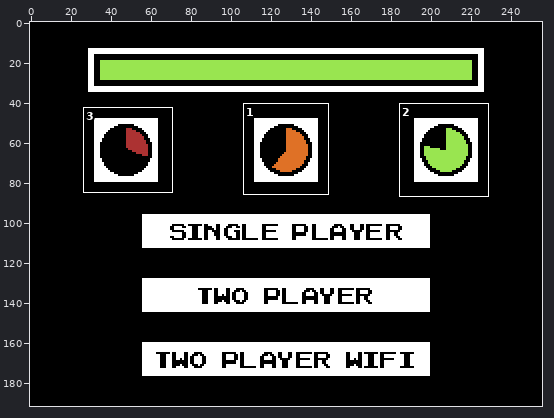
Pixel-art file: project/tic-tac-tile/art/f-sub-background.aseprite. The first picture is a wide view before the edit; the outline marks the close-up.
Close-up. First the earlier version:
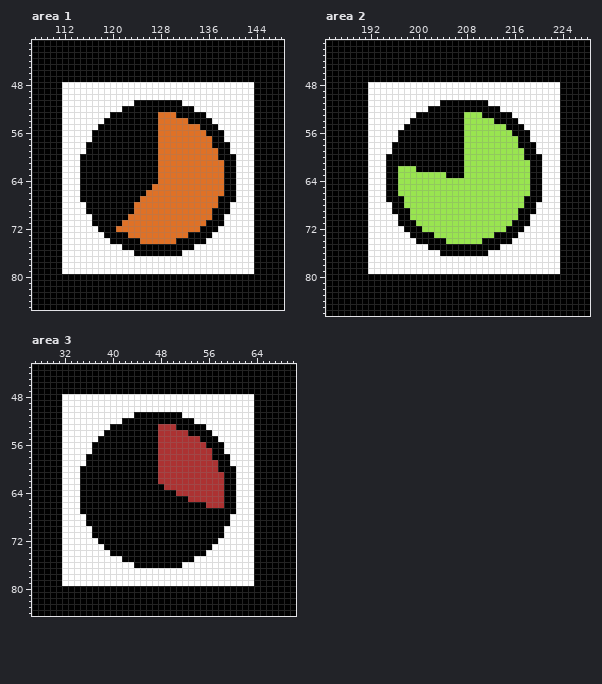
256x192 pixels, 1 frame. Shown: area 1: x 107..148, y 41..85; area 2: x 185..228, y 41..86; area 3: x 27..70, y 43..84. The commit also changed other parts of the picture, which this record leaves out.
After:
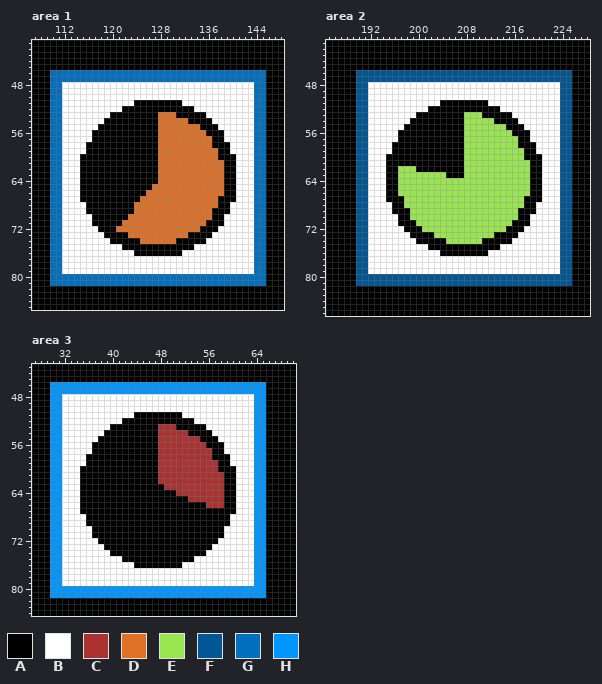
Palette (. is transparent): A #000000  B #ffffff  C #ac3232  D #df7126  E #99e550  F #005795  G #0070bf  H #0096ff
The exact change:
Changed rows in their new state; - is an unchanged pixel.
Area 1:
first column x 110:
46 GGGGGGGGGGGGGGGGGGGGGGGGGGGGGGGGGGGG
47 GGGGGGGGGGGGGGGGGGGGGGGGGGGGGGGGGGGG
48 GG--------------------------------GG
49 GG--------------------------------GG
50 GG--------------------------------GG
51 GG--------------------------------GG
52 GG--------------------------------GG
53 GG--------------------------------GG
54 GG--------------------------------GG
55 GG--------------------------------GG
56 GG--------------------------------GG
57 GG--------------------------------GG
58 GG--------------------------------GG
59 GG--------------------------------GG
60 GG--------------------------------GG
61 GG--------------------------------GG
62 GG--------------------------------GG
63 GG--------------------------------GG
64 GG--------------------------------GG
65 GG--------------------------------GG
66 GG--------------------------------GG
67 GG--------------------------------GG
68 GG--------------------------------GG
69 GG--------------------------------GG
70 GG--------------------------------GG
71 GG--------------------------------GG
72 GG--------------------------------GG
73 GG--------------------------------GG
74 GG--------------------------------GG
75 GG--------------------------------GG
76 GG--------------------------------GG
77 GG--------------------------------GG
78 GG--------------------------------GG
79 GG--------------------------------GG
80 GGGGGGGGGGGGGGGGGGGGGGGGGGGGGGGGGGGG
81 GGGGGGGGGGGGGGGGGGGGGGGGGGGGGGGGGGGG
Area 2:
first column x 190:
46 FFFFFFFFFFFFFFFFFFFFFFFFFFFFFFFFFFFF
47 FFFFFFFFFFFFFFFFFFFFFFFFFFFFFFFFFFFF
48 FF--------------------------------FF
49 FF--------------------------------FF
50 FF--------------------------------FF
51 FF--------------------------------FF
52 FF--------------------------------FF
53 FF--------------------------------FF
54 FF--------------------------------FF
55 FF--------------------------------FF
56 FF--------------------------------FF
57 FF--------------------------------FF
58 FF--------------------------------FF
59 FF--------------------------------FF
60 FF--------------------------------FF
61 FF--------------------------------FF
62 FF--------------------------------FF
63 FF--------------------------------FF
64 FF--------------------------------FF
65 FF--------------------------------FF
66 FF--------------------------------FF
67 FF--------------------------------FF
68 FF--------------------------------FF
69 FF--------------------------------FF
70 FF--------------------------------FF
71 FF--------------------------------FF
72 FF--------------------------------FF
73 FF--------------------------------FF
74 FF--------------------------------FF
75 FF--------------------------------FF
76 FF--------------------------------FF
77 FF--------------------------------FF
78 FF--------------------------------FF
79 FF--------------------------------FF
80 FFFFFFFFFFFFFFFFFFFFFFFFFFFFFFFFFFFF
81 FFFFFFFFFFFFFFFFFFFFFFFFFFFFFFFFFFFF
Area 3:
first column x 30:
46 HHHHHHHHHHHHHHHHHHHHHHHHHHHHHHHHHHHH
47 HHHHHHHHHHHHHHHHHHHHHHHHHHHHHHHHHHHH
48 HH--------------------------------HH
49 HH--------------------------------HH
50 HH--------------------------------HH
51 HH--------------------------------HH
52 HH--------------------------------HH
53 HH--------------------------------HH
54 HH--------------------------------HH
55 HH--------------------------------HH
56 HH--------------------------------HH
57 HH--------------------------------HH
58 HH--------------------------------HH
59 HH--------------------------------HH
60 HH--------------------------------HH
61 HH--------------------------------HH
62 HH--------------------------------HH
63 HH--------------------------------HH
64 HH--------------------------------HH
65 HH--------------------------------HH
66 HH--------------------------------HH
67 HH--------------------------------HH
68 HH--------------------------------HH
69 HH--------------------------------HH
70 HH--------------------------------HH
71 HH--------------------------------HH
72 HH--------------------------------HH
73 HH--------------------------------HH
74 HH--------------------------------HH
75 HH--------------------------------HH
76 HH--------------------------------HH
77 HH--------------------------------HH
78 HH--------------------------------HH
79 HH--------------------------------HH
80 HHHHHHHHHHHHHHHHHHHHHHHHHHHHHHHHHHHH
81 HHHHHHHHHHHHHHHHHHHHHHHHHHHHHHHHHHHH
